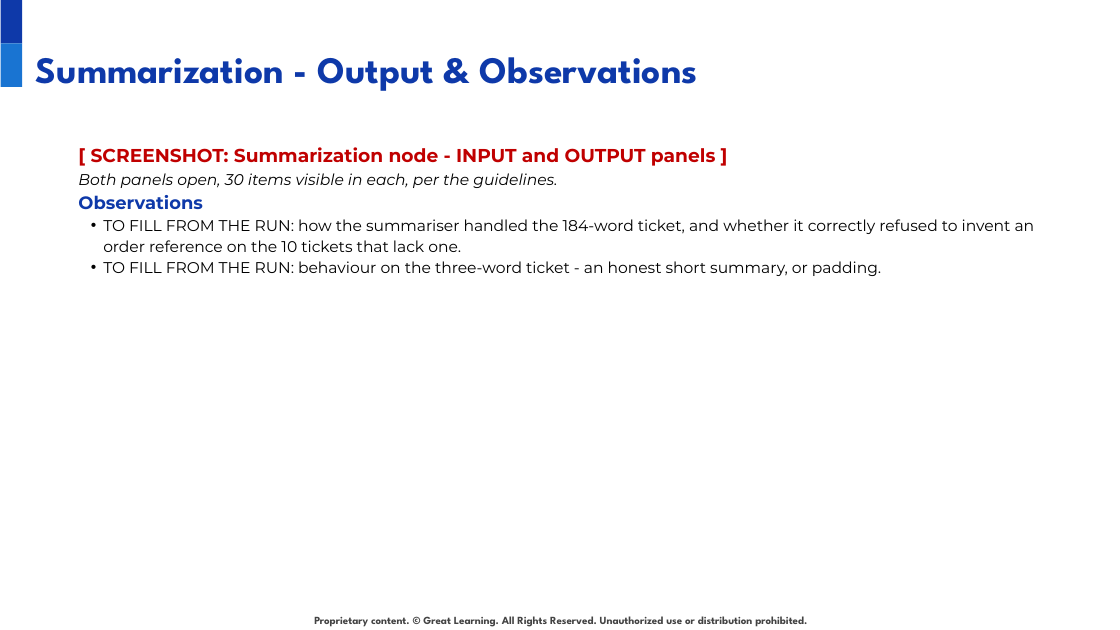
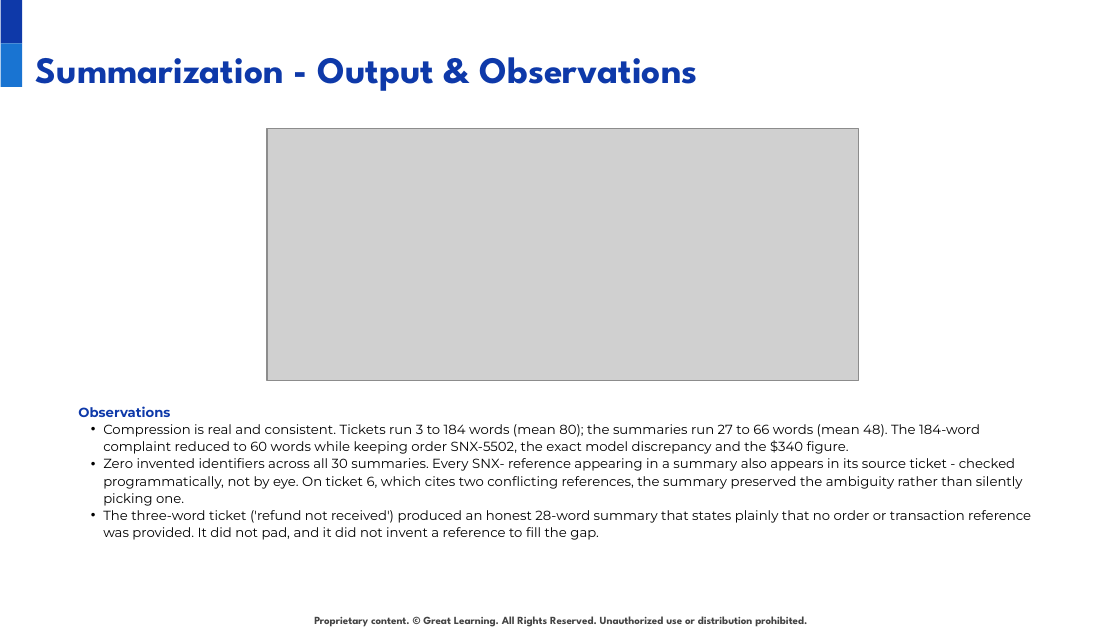
Before and after one commit to anirudhatalmale6-alt/shopnest-ticket-intelligence-n8n, a slide deck: slide 9 of deck/ShopNest_Solution_Presentation.pptx. Drawn at 1120x630 pixels with LibreOffice and Linux fonts; fonts in the diff are those of the drawing; grey boxes stand for pictures; background and template pictures are left out. Boxes give left, top, right and bottom in pixels: in the first picture for what was removed or moved away, otherwise in the second. Text is boxed around its words. In the diff, an @@ line names an element or a change of style, - is before the commit and + after.

```diff
--- a/deck/ShopNest_Solution_Presentation.pptx
+++ b/deck/ShopNest_Solution_Presentation.pptx
@@ text at (78,147,715,188): paragraphs removed @@
-[ SCREENSHOT: Summarization node - INPUT and OUTPUT panels ]
-Both panels open, 30 items visible in each, per the guidelines.
@@ picture added at (267,129,858,381) @@
@@ text "Observations": place and size @@
-text "Observations" at (78,147,1035,276)
+text "Observations" at (78,406,1031,540)
@@ text at (78,406,170,417): size 11.5 to 8.5 pt in "Observations"; line spacing 16pt to 11pt @@
@@ text at (103,424,1031,540): text changed; size 10 to 8.5 pt @@
-• TO FILL FROM THE RUN: how the summariser handled the 184-word ticket, and whether it correctly refused to invent an order reference on the 10 tickets that lack one.
-• TO FILL FROM THE RUN: behaviour on the three-word ticket - an honest short summary, or padding.
+• Compression is real and consistent. Tickets run 3 to 184 words (mean 80); the summaries run 27 to 66 words (mean 48). The 184-word complaint reduced to 60 words while keeping order SNX-5502, the exact model discrepancy and the $340 figure.
+• Zero invented identifiers across all 30 summaries. Every SNX- reference appearing in a summary also appears in its source ticket - checked programmatically, not by eye. On ticket 6, which cites two conflicting references, the summary preserved the ambiguity rather than silently picking one.
+• The three-word ticket ('refund not received') produced an honest 28-word summary that states plainly that no order or transaction reference was provided. It did not pad, and it did not invent a reference to fill the gap.
```
Also in this commit, not shown: 7 other slides changed, 13 other files.
